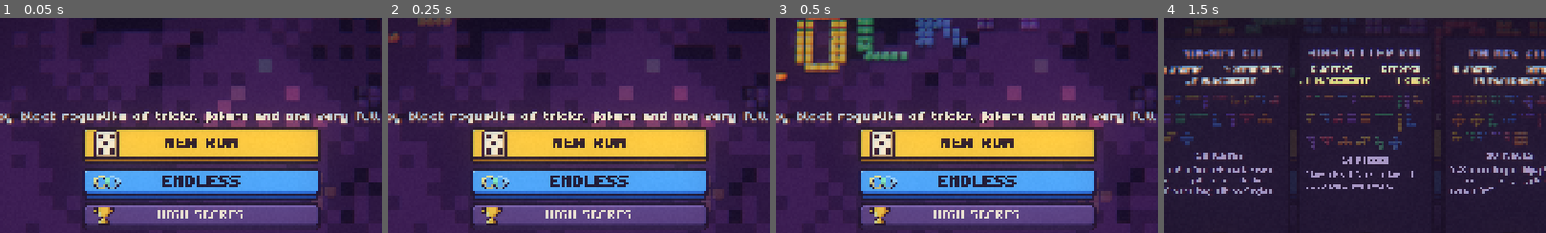
Above: before the commit, frames 1-4 (left to right).
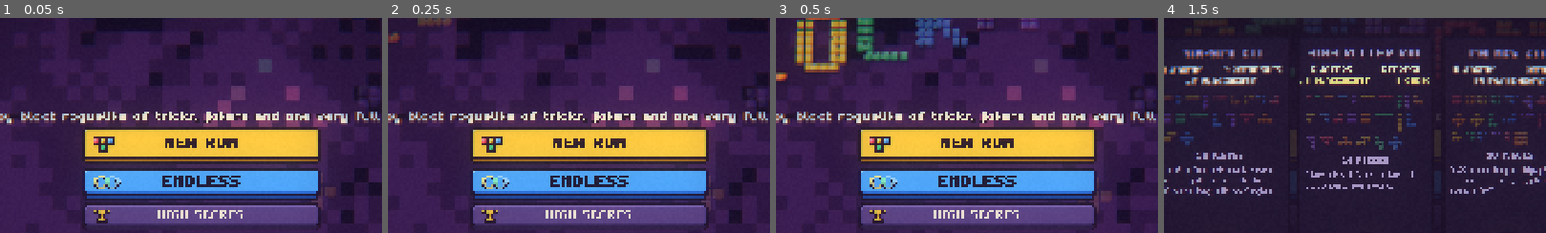
Above: after the commit, the same moments.

Repository: ElMariones/blockmania
Game: Godot game, scene res://game/main.tscn
Two runs of this game, one before a commit and one after it. Both use one fixed random seed, a clock stepped at 60 frames per second and the inputs below.
Inputs (mouse positions are % of the whole screen's width and height, from its top left):
- Up to frame 1 (0.05 s): no input
- Up to frame 2 (0.25 s): no input
- Up to frame 3 (0.5 s): no input
- Up to frame 4 (1.5 s): click (52, 66) at 0.52 s; type "12" at 0.6 s; click "NEW RUN" at 1.25 s
The pictures show only the part of the screen within x 24-74%, y 13-63%; the shares and areas given below are measured in that part.

The runs differ from the first frame. In frame 1, 1.0% of the frame differs, in the area x 24-32%, y 52-97%; in frame 2, 1.0%; in frame 3, 1.0%; in frame 4, nothing differs.

Commit message:
Title menu: T-piece icon for New Run, smaller trophy, all icons at 1x
The dice did not fit the game and read too big; New Run now shows a small
four-color T piece. The trophy is redrawn 9 px tall, and every menu icon is
drawn at 1x so none dominate its button.

Co-Authored-By: Claude Opus 5.5 <noreply@anthropic.com>

Diff:
--- a/game/ui/title_screen.gd
+++ b/game/ui/title_screen.gd
@@ -74,10 +74,10 @@
 	menu.position = Vector2((STAGE.x - 600) / 2.0, 414)
 	menu.size = Vector2(600, 592)
 	stage.add_child(menu)
-	_continue = _menu_button("CONTINUE RUN", func() -> void: main.continue_run(), "mint", 40, BMStyle.tex("icon_play"), 1.5)
+	_continue = _menu_button("CONTINUE RUN", func() -> void: main.continue_run(), "mint", 40, BMStyle.tex("icon_play"))
 	_continue.custom_minimum_size.y = 92
 	menu.add_child(_continue)
-	_new = _menu_button("NEW RUN", _new_run, "sun", 40, BMStyle.tex("icon_dice"), 1.5)
+	_new = _menu_button("NEW RUN", _new_run, "sun", 40, BMStyle.tex("icon_piece"))
 	_new.custom_minimum_size.y = 92
 	menu.add_child(_new)
 	var endless := _menu_button("ENDLESS", func() -> void: main.start_endless(), "sky", 40, BMStyle.infinity_icon())
Binary file removed: assets/ui/icon_dice.png
Binary file added: assets/ui/icon_piece.png
Not shown, changed: assets/ui/icon_piece.png.import
Binary file changed: assets/ui/icon_trophy.png
Not shown, changed: ASSET_PLAN.md
Not shown, changed: tools/art/gen_ui.py
